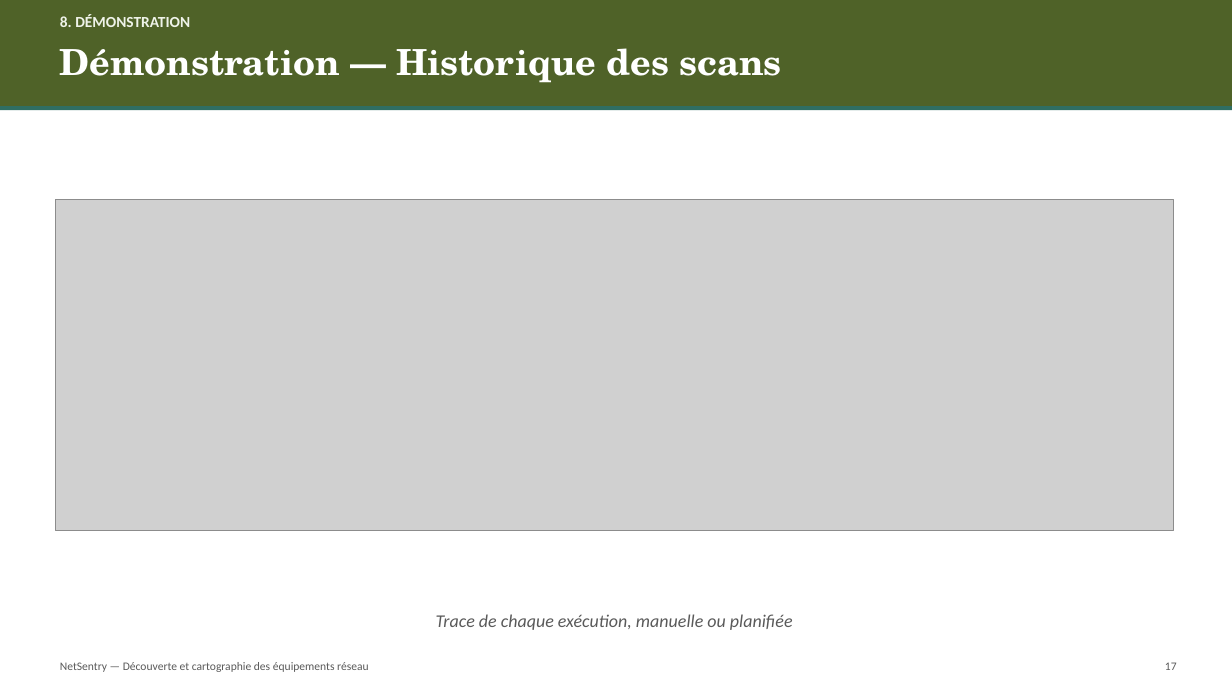
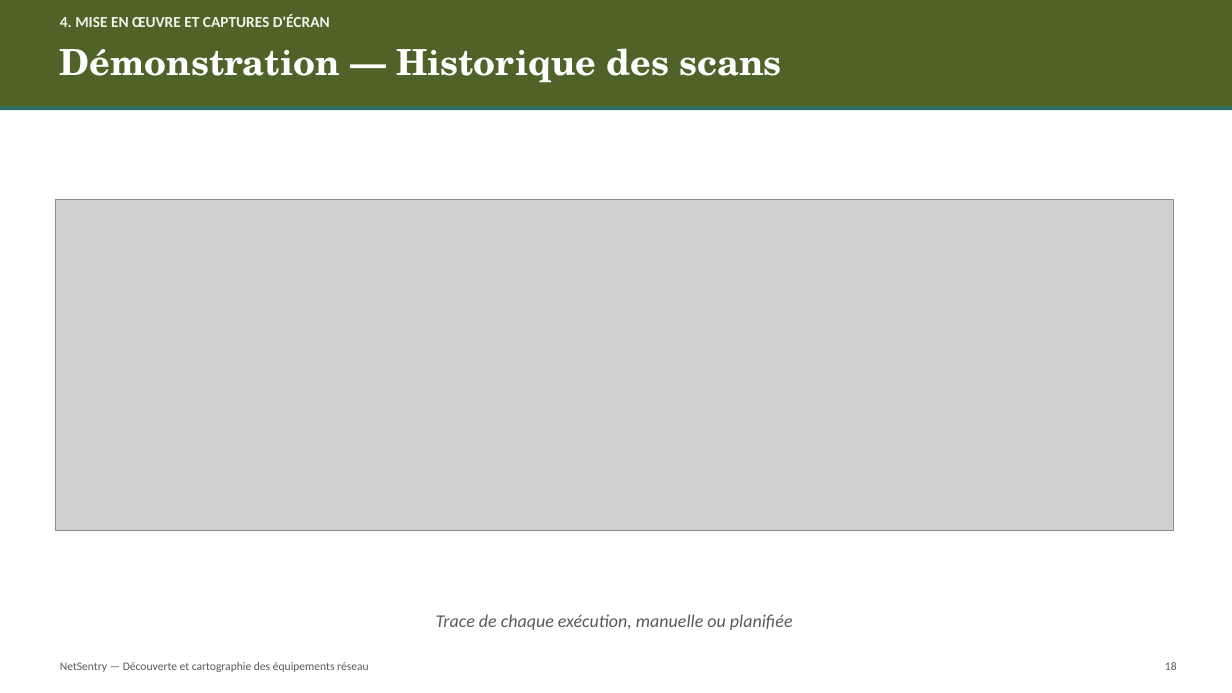
Before and after one commit to Ramiu88/NetSentry, a slide deck: slide 18 of rapport/NetSentry_Presentation.pptx (slide 17 before the commit). Drawn at 1232x693 pixels with LibreOffice and Linux fonts; fonts in the diff are those of the drawing; grey boxes stand for pictures. Boxes give left, top, right and bottom in pixels: in the first picture for what was removed or moved away, otherwise in the second. Text is boxed around its words. In the diff, an @@ line names an element or a change of style, - is before the commit and + after.

```diff
--- a/rapport/NetSentry_Presentation.pptx
+++ b/rapport/NetSentry_Presentation.pptx
@@ text at bbox=[60, 14, 330, 27]: text changed @@
-8. DÉMONSTRATION
+4. MISE EN ŒUVRE ET CAPTURES D'ÉCRAN
@@ text at bbox=[1165, 662, 1177, 670]: text changed @@
-17
+18
```
Also in this commit, not shown: 18 other slides changed, 1 slide added.
